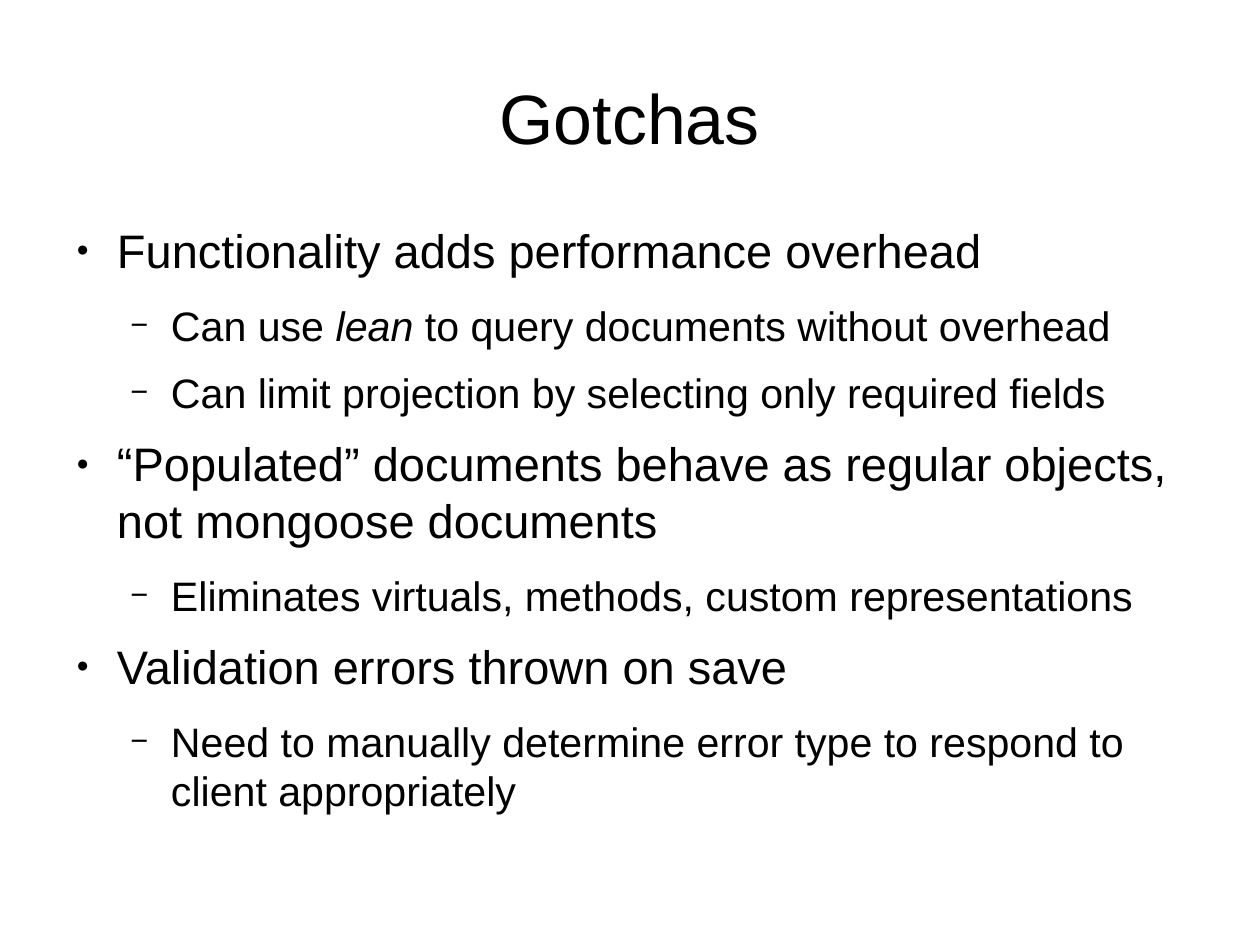
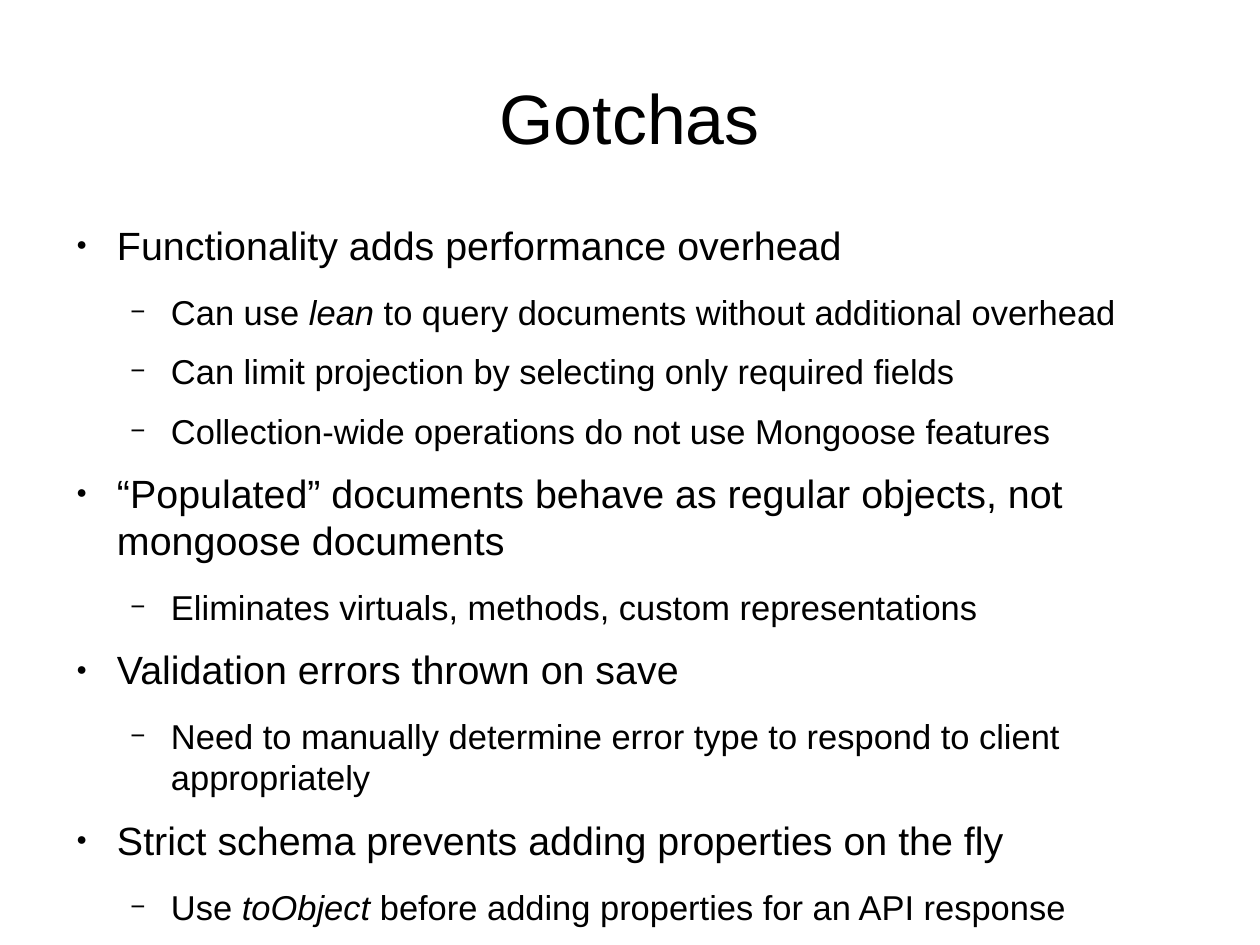
Before and after one commit to dmkelly/mongoose-tips, a slide deck: slide 5 of doc/presentation.odp. Drawn at 1260x945 pixels with LibreOffice and Linux fonts; fonts in the diff are those of the drawing. Boxes give left, top, right and bottom in pixels: in the first picture for what was removed or moved away, otherwise in the second. Text is boxed around its words. In the diff, an @@ line names an element or a change of style, - is before the commit and + after.

```diff
--- a/doc/presentation.odp
+++ b/doc/presentation.odp
@@ text at [117, 231, 1063, 797]: size 29.6 to 24.8 pt in "Functionality adds performance overhead", "“Populated” documents behave as regular objects, not ...", "Validation errors thrown on save"; size 25.9 to 21.7 pt in "Can limit projection by selecting only required ...", "Eliminates virtuals, methods, custom representations", "Need to manually determine error type to ..." @@
@@ text at [171, 300, 1116, 331]: text changed; size 25.9 to 21.7 pt @@
-  − Can use lean to query documents without overhead
+  − Can use lean to query documents without additional overhead
@@ text at [171, 419, 1050, 450]: paragraph added @@
+  − Collection-wide operations do not use Mongoose features
@@ text at [117, 826, 1066, 926]: paragraphs added @@
+● Strict schema prevents adding properties on the fly
+  − Use toObject before adding properties for an API response
```
Also in this commit, not shown: 1 other slide changed, 3 other files.
